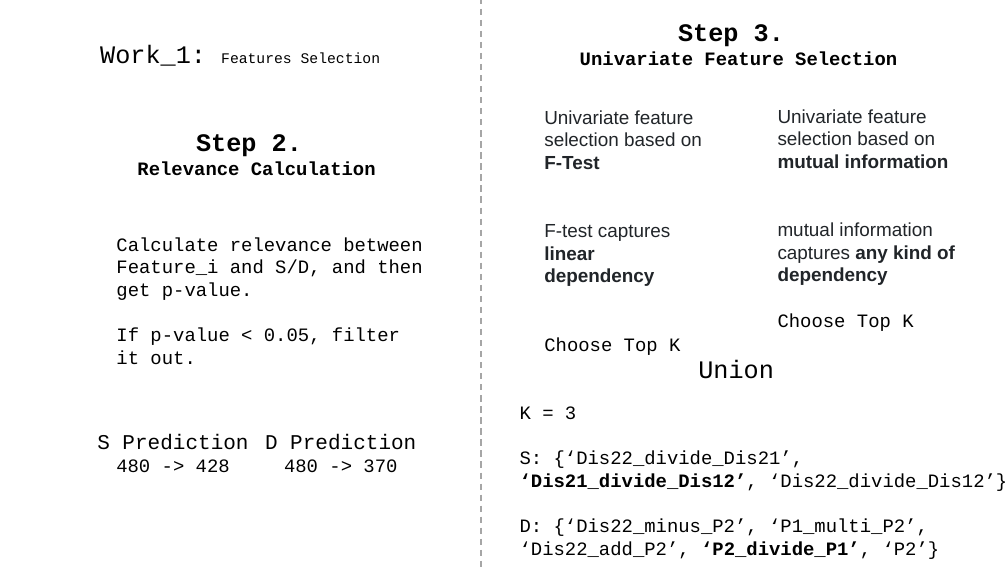
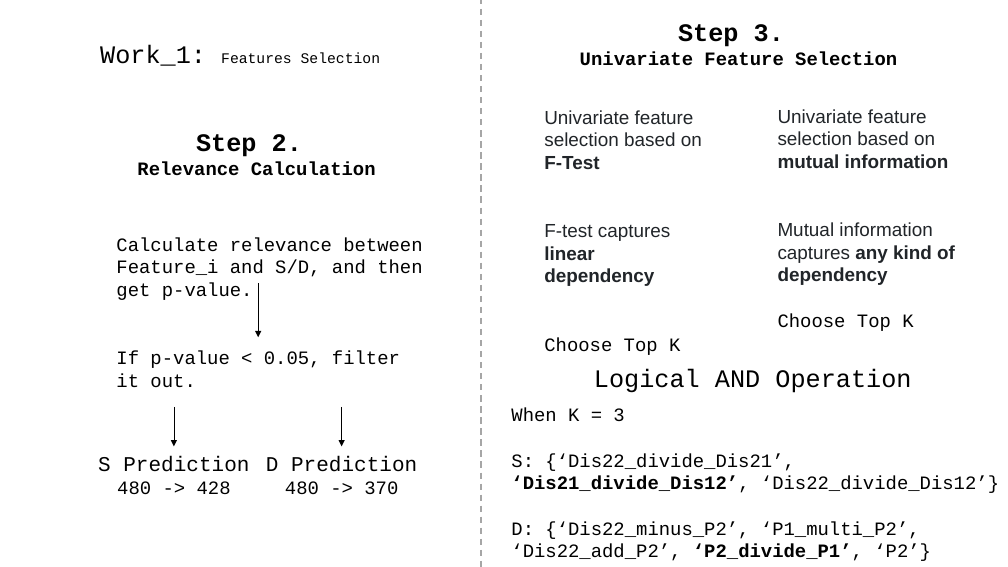
Before and after one commit to A-Big-Tortoise/Presentation, a slide deck: slide 6 of Presentation_821_JiayuChen.pptx. Drawn at 1008x567 pixels with LibreOffice and Linux fonts; fonts in the diff are those of the drawing. Boxes give left, top, right and bottom in pixels: in the first picture for what was removed or moved away, otherwise in the second. Text is boxed around its words. In the diff, an @@ line names an element or a change of style, - is before the commit and + after.

Commit message:
Add Final Version

```diff
--- a/Presentation_821_JiayuChen.pptx
+++ b/Presentation_821_JiayuChen.pptx
@@ text "Calculate relevance between Feature_i and ..." rewrapped from (x1=116, y1=238, x2=422, y2=364) to (x1=116, y1=237, x2=422, y2=387) @@
@@ text at (x1=778, y1=222, x2=955, y2=285): text changed @@
-mutual information captures any kind of dependency
+Mutual information captures any kind of dependency
@@ arrow added from (259, 284) to (259, 337), #000000 0.5 pt @@
@@ text at (x1=594, y1=368, x2=911, y2=393): text changed @@
-Union
+Logical AND Operation
@@ arrow added from (174, 407) to (174, 446), #000000 0.5 pt @@
@@ arrow added from (342, 407) to (342, 446), #000000 0.5 pt @@
@@ text "When K = 3" moved from (x1=520, y1=406, x2=1007, y2=559) to (x1=511, y1=408, x2=999, y2=561) @@
@@ text at (x1=511, y1=408, x2=624, y2=422): text changed @@
-K = 3
+When K = 3
@@ text "S Prediction" moved from (x1=97, y1=434, x2=248, y2=473) to (x1=98, y1=456, x2=249, y2=495) @@
@@ text "D Prediction" moved from (x1=265, y1=434, x2=416, y2=473) to (x1=266, y1=456, x2=417, y2=495) @@
```
Also in this commit, not shown: 3 other slides changed.
